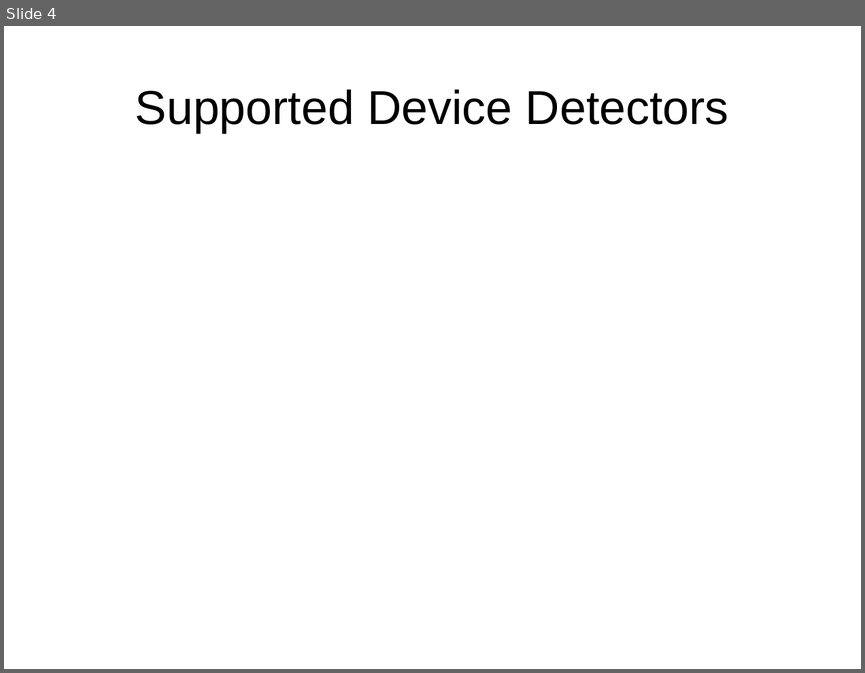
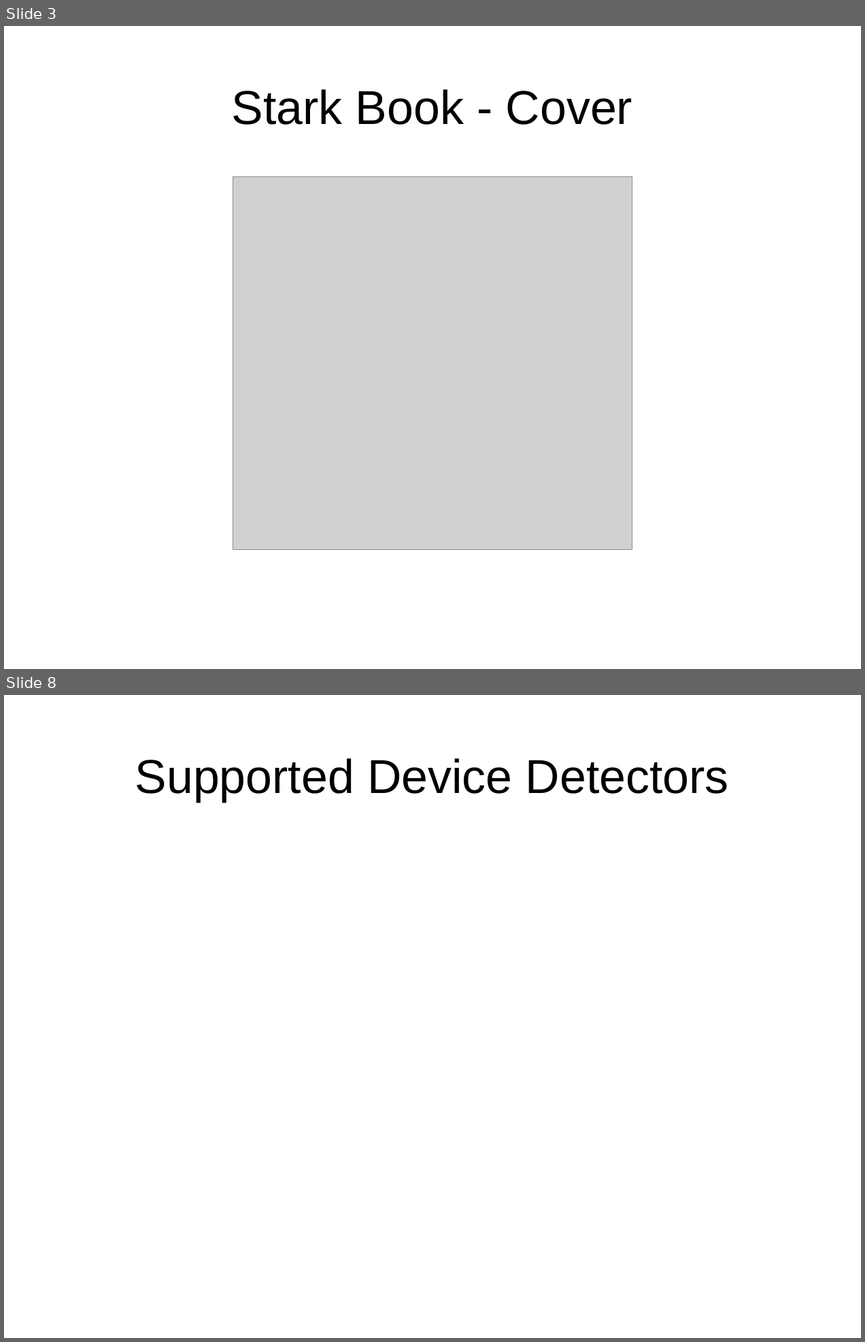
Before and after one commit to tomwhartung/jmws_accoutrements, a slide deck: presentations/2015_09-Joomla/Device_Detection-In_Protostar_and_Beez3.odp. Shown one above the other, each under a label of ours: slide 4 before the commit, slides 3 and 8 after it; the slides between them are not shown. The pictures are 865x673 and 865x1342 pixels, drawn with LibreOffice and Linux fonts; fonts in the diff are those of the drawing; grey boxes stand for pictures. Boxes give left, top, right and bottom in pixels: in the first picture for what was removed or moved away, otherwise in the second. Text is boxed around its words. In the diff, an @@ line names an element or a change of style, - is before the commit and + after.

```diff
--- a/presentations/2015_09-Joomla/Device_Detection-In_Protostar_and_Beez3.odp
+++ b/presentations/2015_09-Joomla/Device_Detection-In_Protostar_and_Beez3.odp
@@ slide 3 added at <box>4,26,861,669</box>, background #FFFFFF @@
@@ title added at <box>232,89,632,125</box>, 44 pt, text #000000 @@
+Stark Book - Cover
@@ picture added at <box>232,176,632,548</box> @@
@@ what was slide 4 is now slide 8 @@
```
Also in this commit, not shown: 2 slides changed, 4 other slides added, 1 slide removed.
